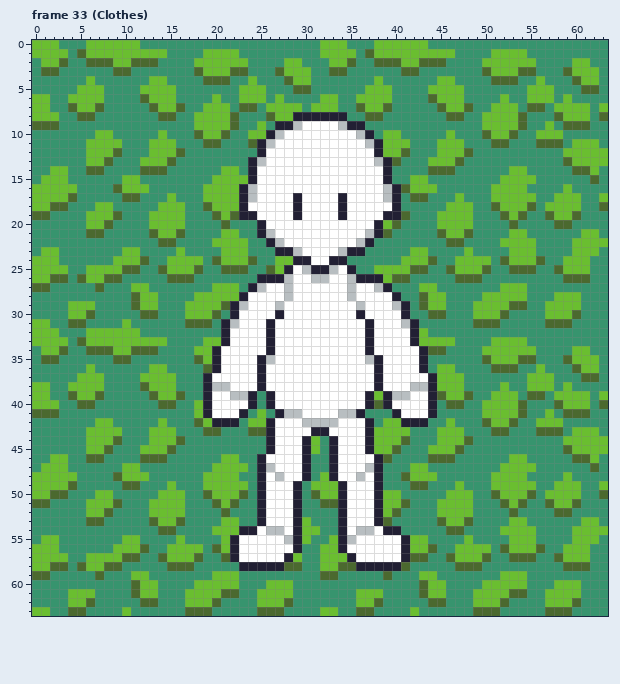
A pixel-art file gets an edit: src/sprites/npc_test_default_position.aseprite. Above is the file before it was changed.
64x64 pixels, 40 frames. Shown: frame 33 (Clothes). The commit also changed other frames, which this record leaves out.
And afterwards:
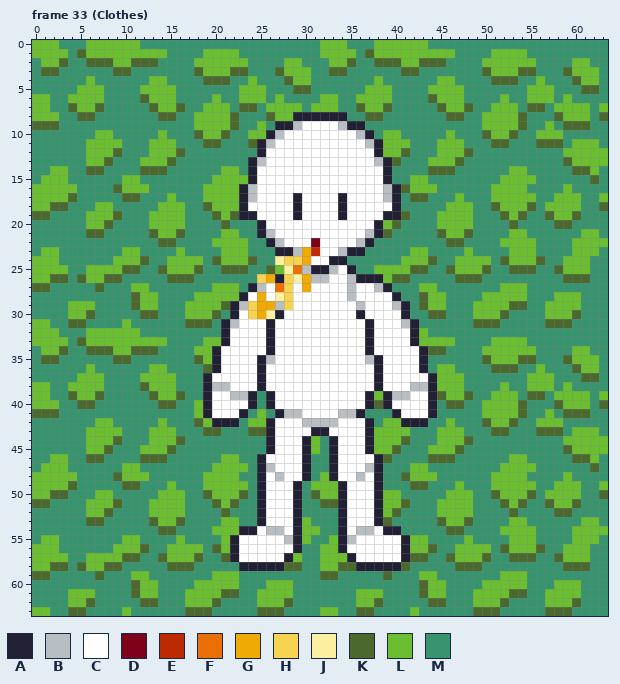
Palette (. is transparent): A #222034  B #b8bec1  C #ffffff  D #7f001b  E #bc2a01  F #ea6f07  G #efaa05  H #f6d351  J #fbf0a0  K #4b692f  L #6abe30  M #37946e
Diff:
Frame 33 (Clothes), layer "Wheat":
y 22: x 31 C -> D
y 23: x 30..31 CC -> GE
y 24: x 27..30 LLAA -> JHHG
y 25: x 28..29 AC -> JF
y 26: x 25..26 AA -> HG; x 28..30 BCC -> HJG
y 27: x 27..28 CB -> FH; x 30 C -> G
y 28: x 25 C -> G; x 27..28 CB -> JH
y 29: x 24..26 CCC -> HGG; x 28 C -> H
y 30: x 24..26 CCC -> HGJ
